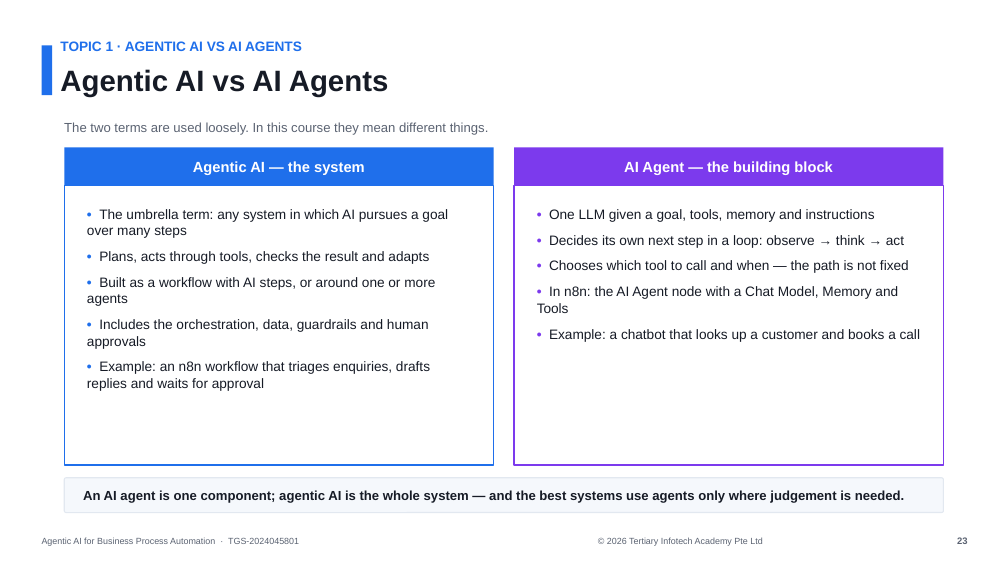
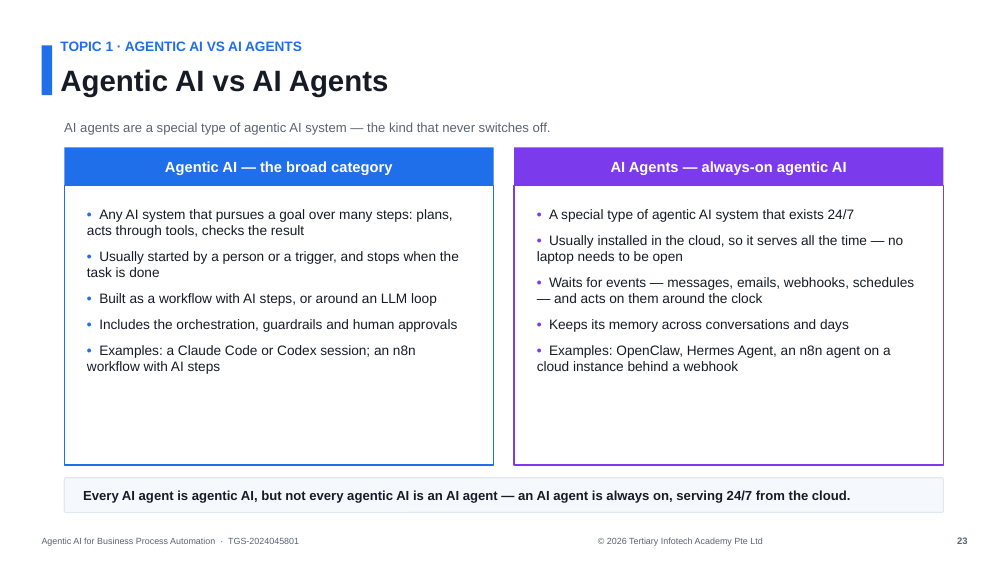
Before and after one commit to tertiarycourses/TGS-2024045801-Agentic-AI-for-Business-Process-Automation, a slide deck: slide 23 of courseware/Agentic AI for Business Process Automation-v2.1.pptx. Drawn at 1008x567 pixels with LibreOffice and Linux fonts; fonts in the diff are those of the drawing. Boxes give left, top, right and bottom in pixels: in the first picture for what was removed or moved away, otherwise in the second. Text is boxed around its words. In the diff, an @@ line names an element or a change of style, - is before the commit and + after.

```diff
--- a/courseware/Agentic AI for Business Process Automation-v2.1.pptx
+++ b/courseware/Agentic AI for Business Process Automation-v2.1.pptx
@@ text at [64, 122, 551, 135]: text changed @@
-The two terms are used loosely. In this course they mean different things.
+AI agents are a special type of agentic AI system — the kind that never switches off.
@@ text at [165, 161, 392, 175]: text changed @@
-Agentic AI — the system
+Agentic AI — the broad category
@@ text at [611, 161, 847, 175]: text changed @@
-AI Agent — the building block
+AI Agents — always-on agentic AI
@@ text at [87, 209, 459, 374]: text changed @@
-• The umbrella term: any system in which AI pursues a goal over many steps
-• Plans, acts through tools, checks the result and adapts
-• Built as a workflow with AI steps, or around one or more agents
-• Includes the orchestration, data, guardrails and human approvals
-• Example: an n8n workflow that triages enquiries, drafts replies and waits for approval
+• Any AI system that pursues a goal over many steps: plans, acts through tools, checks the result
+• Usually started by a person or a trigger, and stops when the task is done
+• Built as a workflow with AI steps, or around an LLM loop
+• Includes the orchestration, guardrails and human approvals
+• Examples: a Claude Code or Codex session; an n8n workflow with AI steps
@@ text at [537, 209, 914, 371]: text changed @@
-• One LLM given a goal, tools, memory and instructions
-• Decides its own next step in a loop: observe → think → act
-• Chooses which tool to call and when — the path is not fixed
-• In n8n: the AI Agent node with a Chat Model, Memory and Tools
-• Example: a chatbot that looks up a customer and books a call
+• A special type of agentic AI system that exists 24/7
+• Usually installed in the cloud, so it serves all the time — no laptop needs to be open
+• Waits for events — messages, emails, webhooks, schedules — and acts on them around the clock
+• Keeps its memory across conversations and days
+• Examples: OpenClaw, Hermes Agent, an n8n agent on a cloud instance behind a webhook
@@ text at [83, 490, 851, 503]: text changed @@
-An AI agent is one component; agentic AI is the whole system — and the best systems use agents only where judgement is needed.
+Every AI agent is agentic AI, but not every agentic AI is an AI agent — an AI agent is always on, serving 24/7 from the cloud.
```
Also in this commit, not shown: 3 other slides changed, 10 other files.
